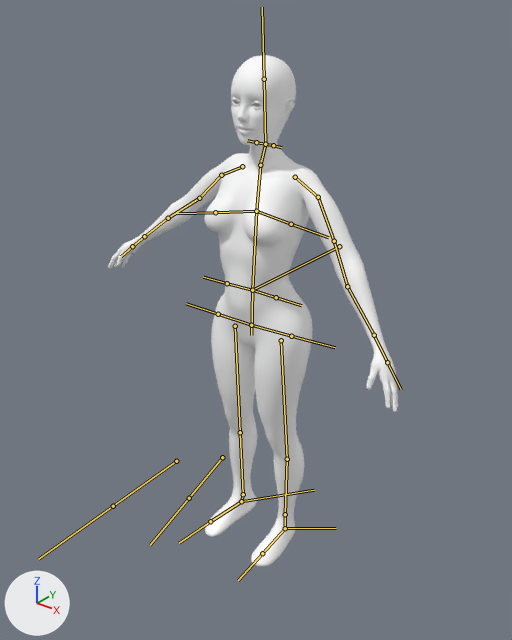
An edit to the FBX model VirtualOnlineShopping/Assets/Models/Mannequins/woman rig mk2.fbx, drawn before and after from the same camera.
Before and after are seen from a camera (50 mm lens) standing at (1.121, -1.339, 1.675) and looking at (0.008, 0.053, 0.813). Arrows for +X, +Y and +Z are at lower left; the lights stay in place. Both versions are drawn at the pose saved in each file; the numbers are the values there. The bones that bend it are drawn over the model as lines.

In view in the first picture: 'Female_Base_Mesh_Female_Base_mesh'.
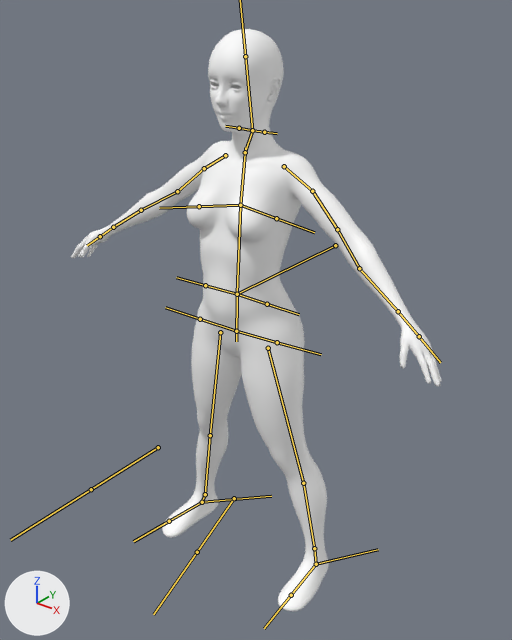
Location of each change, (x1, y1, x2, y2) in pixels of the pictures (512 x 640 px):
'Female_Base_Mesh_Female_Base_mesh', posed (28% wider, 14% taller): before (108, 55, 398, 566); after (71, 29, 442, 611)
bone 'spine', root to tip: before (339, 246) to (252, 290); after (335, 245) to (237, 294)
bone 'neck', root to tip: before (260, 165) to (265, 144); after (245, 152) to (252, 130)
bone 'head', root to tip: before (265, 144) to (264, 79); after (252, 130) to (245, 56)
bone 'neckRight', root to tip: before (265, 144) to (273, 145); after (252, 130) to (264, 132)
bone 'neckLeft', root to tip: before (265, 144) to (256, 142); after (252, 130) to (239, 128)
bone 'rightUpperArm', root to tip: before (295, 177) to (318, 197); after (284, 166) to (312, 191)
bone 'rightLowerArm', root to tip: before (318, 197) to (334, 241); after (312, 191) to (337, 229)
bone 'leftUpperArm', root to tip: before (242, 166) to (221, 175); after (225, 155) to (204, 168)
bone 'leftLowerArm', root to tip: before (221, 175) to (199, 198); after (204, 168) to (177, 191)
bone 'chestLeft', root to tip: before (256, 211) to (215, 212); after (240, 205) to (199, 206)
bone 'ChestRight', root to tip: before (256, 211) to (291, 224); after (240, 205) to (276, 218)
bone 'pelvis', root to tip: before (252, 290) to (251, 335); after (237, 294) to (236, 341)
bone 'leftThigh', root to tip: before (235, 326) to (240, 432); after (220, 332) to (210, 435)
bone 'leftAnkle', root to tip: before (243, 494) to (241, 501); after (205, 494) to (202, 502)
bone 'rightThigh', root to tip: before (281, 340) to (287, 459); after (268, 348) to (303, 483)
bone 'rightAnkle', root to tip: before (285, 514) to (285, 528); after (314, 548) to (316, 564)
bone 'waistLeft', root to tip: before (251, 325) to (218, 314); after (236, 331) to (200, 319)
bone 'hipRight', root to tip: before (252, 290) to (276, 297); after (237, 294) to (267, 304)
bone 'hipLeft', root to tip: before (252, 290) to (227, 283); after (237, 294) to (205, 285)

The change in detail:
Bone 'spine' (bone_spine) moves from (0.03, 0.0, 0.0) to (0.0, 0.0, 0.0).
Bone 'spine' (bone_spine) is rescaled from (0.9, 0.9, 0.9) to (1.0, 1.0, 1.0).
Bone 'neck' (bone_neck) turns from (9, 3, 0) to (0, 0, 0) degrees about its own x, y and z.
Bone 'head' (bone_head) turns from (-12, 0, 0) to (0, 0, 0) degrees about its own x, y and z.
Bone 'neckRight' (bone_neckright) is rescaled from (0.67, 0.69, 0.67) to (1.0, 1.0, 1.0).
Bone 'neckLeft' (bone_neckleft) is rescaled from (0.67, 0.69, 0.67) to (1.0, 1.0, 1.0).
Bone 'rightUpperArm' (bone_rightupperarm) is rescaled from (0.91, 0.91, 0.91) to (1.0, 1.0, 1.0).
Bone 'rightLowerArm' (bone_rightlowerarm) turns from (1, -5, -17) to (0, 0, 0) degrees about its own x, y and z.
Bone 'rightLowerArm' (bone_rightlowerarm) is rescaled from (1.22, 1.22, 1.22) to (1.0, 1.0, 1.0).
Bone 'leftUpperArm' (bone_leftupperarm) turns from (0, -1, -6) to (0, 0, 0) degrees about its own x, y and z.
Bone 'leftLowerArm' (bone_leftlowerarm) turns from (1, 2, 11) to (0, 0, 0) degrees about its own x, y and z.
Bone 'chestLeft' (bone_chestleft) is rescaled from (1.09, 1.09, 1.09) to (1.0, 1.0, 1.0).
Bone 'ChestRight' (bone_chestright) is rescaled from (1.09, 1.09, 1.09) to (1.0, 1.0, 1.0).
Bone 'pelvis' (bone_pelvis) is rescaled from (1.06, 1.06, 1.06) to (1.0, 1.0, 1.0).
Bone 'leftThigh' (bone_leftthigh) moves from (0.008, 0.002, 0.0) to (0.0, 0.0, 0.0).
Bone 'leftThigh' (bone_leftthigh) turns from (0, -1, 10) to (0, 0, 0) degrees about its own x, y and z.
Bone 'leftThigh' (bone_leftthigh) is rescaled from (0.94, 0.97, 0.97) to (1.0, 1.0, 1.0).
Bone 'leftAnkle' (bone_leftankle) turns from (0, 1, -8) to (0, 0, 0) degrees about its own x, y and z.
Bone 'rightThigh' (bone_rightthigh) moves from (0.0, -0.001, -0.004) to (0.0, 0.0, 0.0).
Bone 'rightThigh' (bone_rightthigh) turns from (-13, 1, 0) to (0, 0, 0) degrees about its own x, y and z.
Bone 'rightThigh' (bone_rightthigh) is rescaled from (1.0, 1.0, 0.85) to (1.0, 1.0, 1.0).
Bone 'rightAnkle' (bone_rightankle) turns from (13, -1, -1) to (0, 0, 0) degrees about its own x, y and z.
Bone 'waistLeft' (bone_waistleft) is rescaled from (0.96, 0.96, 0.79) to (1.0, 1.0, 1.0).
Bone 'hipRight' (bone_hipright) is rescaled from (0.88, 0.88, 0.88) to (1.0, 1.0, 1.0).
Bone 'hipLeft' (bone_hipleft) is rescaled from (0.88, 0.88, 0.88) to (1.0, 1.0, 1.0).
